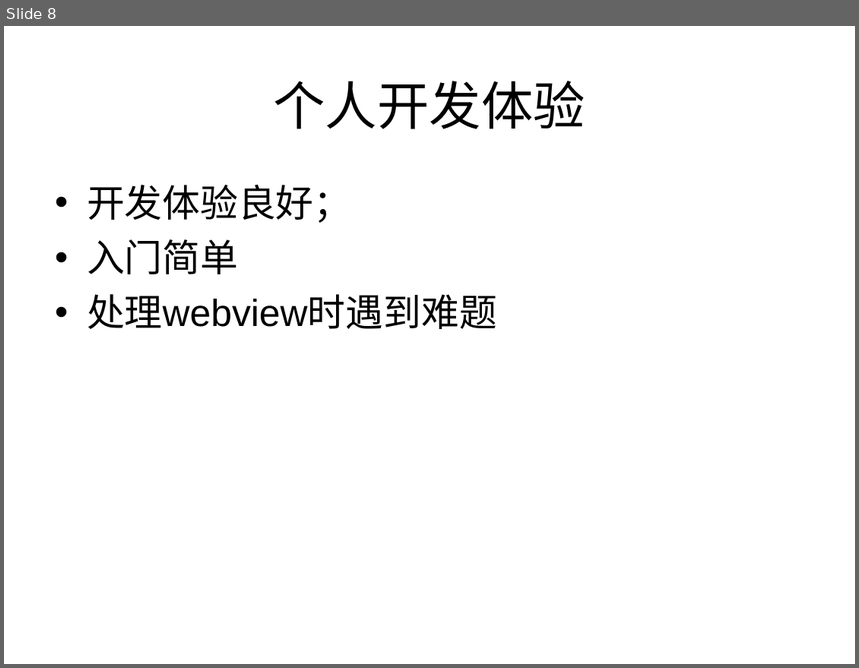
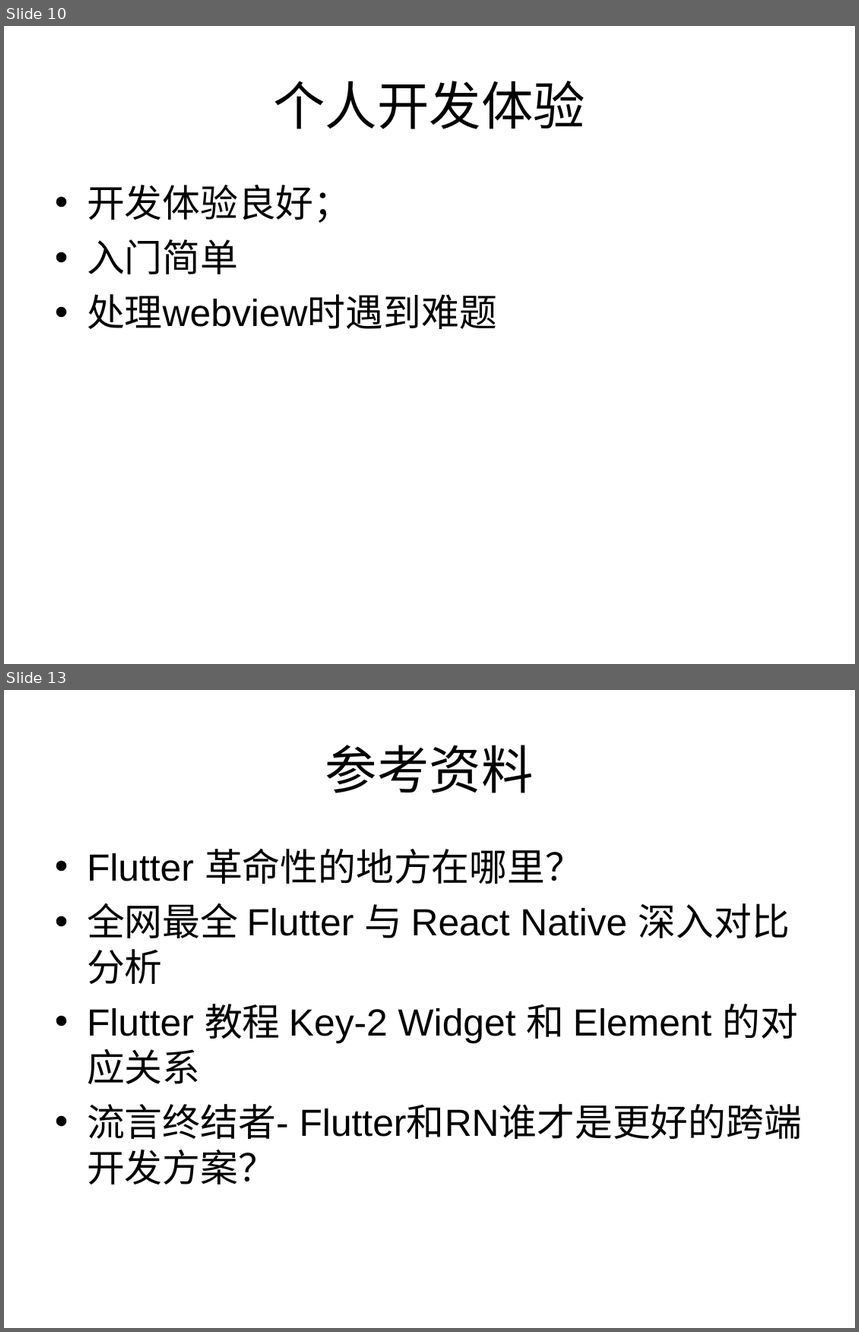
Before and after one commit to Newbit13/demo, a slide deck: flutter_demo/分享/跨端技术flutter分享.ppt. Shown one above the other, each under a label of ours: slide 8 before the commit, slides 10 and 13 after it; the slides between them are not shown. The pictures are 859x668 and 859x1332 pixels, drawn with LibreOffice and Linux fonts; fonts in the diff are those of the drawing. Boxes give left, top, right and bottom in pixels: in the first picture for what was removed or moved away, otherwise in the second. Text is boxed around its words. In the diff, an @@ line names an element or a change of style, - is before the commit and + after.

```diff
--- a/flutter_demo/分享/跨端技术flutter分享.ppt
+++ b/flutter_demo/分享/跨端技术flutter分享.ppt
@@ slide 13 added at <box>4,690,855,1328</box>, background #FFFFFF @@
@@ title added at <box>325,745,534,793</box>, 44 pt, text #000000 @@
+参考资料
@@ text added at <box>87,848,799,1139</box>, 32 pt, text #000000 @@
+• Flutter 革命性的地方在哪里？
+• 全网最全 Flutter 与 React Native 深入对比分析
+• Flutter 教程 Key-2 Widget 和 Element 的对应关系
+• 流言终结者- Flutter和RN谁才是更好的跨端开发方案？
@@ what was slide 8 is now slide 10 @@
```
Also in this commit, not shown: 4 slides changed, 6 other slides added, 2 slides removed, 11 other files.
